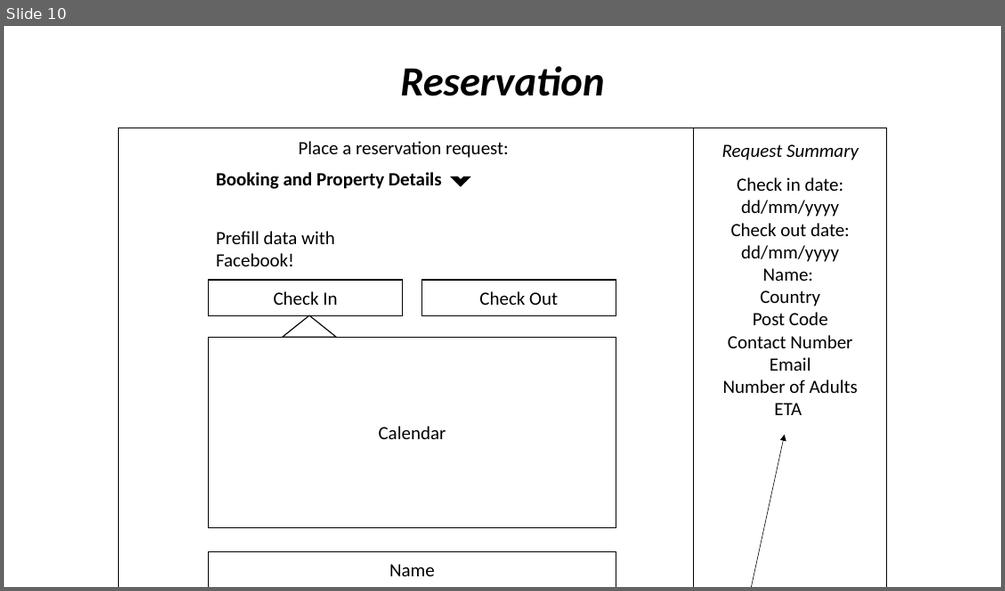
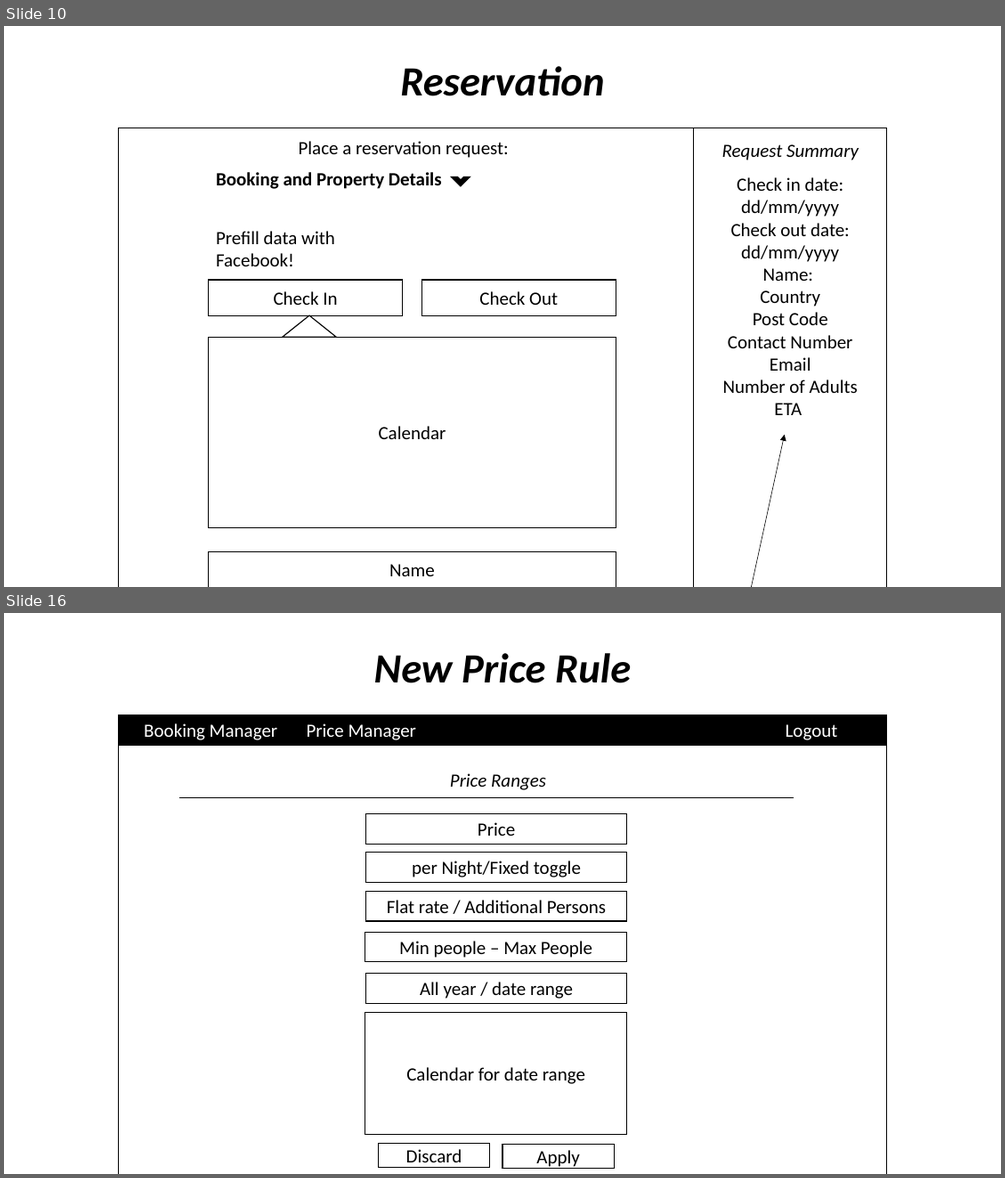
Before and after one commit to carlkassebaum/carob-cottage, a slide deck: documentation/flow_diagrams/Diagrams.pptx. Shown one above the other, each under a label of ours: slide 10 before the commit, slides 10 and 16 after it; the slides between them are not shown. The pictures are 1005x591 and 1005x1178 pixels, drawn with LibreOffice and Linux fonts; fonts in the diff are those of the drawing. Boxes give left, top, right and bottom in pixels: in the first picture for what was removed or moved away, otherwise in the second. Text is boxed around its words. In the diff, an @@ line names an element or a change of style, - is before the commit and + after.

Commit message:
Issue #1 - Finalising initial design documentation
The following design diagrams have been completed and added to the Diagrams.pttx and key_deisng_elements.docx file:
- Administrator Login
- Administrator Home Page
- Booking Manager
- Individual Booking Page
- Price Manager
- New Price Addition

This completes the design of the administrative component of the application.

```diff
--- a/documentation/flow_diagrams/Diagrams.pptx
+++ b/documentation/flow_diagrams/Diagrams.pptx
@@ slide 16 added at [4, 613, 1001, 1174], background #FFFFFF @@
@@ text added at [374, 653, 631, 683], 40 pt, text #000000, bold, italic @@
+New Price Rule
@@ rectangle added at [119, 714, 887, 1174], fill #FFFFFF, outline #000000 1 pt @@
@@ rectangle added at [119, 714, 887, 746], fill #000000, outline #000000 1 pt @@
@@ text added at [144, 723, 278, 740], 18 pt, text #FFFFFF @@
+Booking Manager
@@ text added at [307, 723, 416, 740], 18 pt, text #FFFFFF @@
+Price Manager
@@ text added at [785, 724, 838, 740], 18 pt, text #FFFFFF @@
+Logout
@@ line added from (179, 798) to (793, 798), #000000 0.5 pt @@
@@ text added at [450, 773, 546, 790], 18 pt, text #000000, italic @@
+Price Ranges
@@ rectangle added at [366, 813, 627, 844], fill #FFFFFF, outline #000000 1 pt, 18 pt, text #000000 @@
+Price
@@ rectangle added at [366, 852, 627, 882], fill #FFFFFF, outline #000000 1 pt, 18 pt, text #000000 @@
+per Night/Fixed toggle
@@ rectangle added at [366, 892, 627, 921], fill #FFFFFF, outline #000000 1 pt, 18 pt, text #000000 @@
+Flat rate / Additional Persons
@@ rectangle added at [365, 933, 627, 962], fill #FFFFFF, outline #000000 1 pt, 18 pt, text #000000 @@
+Min people – Max People
@@ rectangle added at [366, 973, 627, 1004], fill #FFFFFF, outline #000000 1 pt, 18 pt, text #000000 @@
+All year / date range
@@ rectangle added at [365, 1013, 627, 1135], fill #FFFFFF, outline #000000 1 pt, 18 pt, text #000000 @@
+Calendar for date range
@@ rectangle added at [378, 1143, 489, 1167], fill #FFFFFF, outline #000000 1 pt, 18 pt, text #000000 @@
+Discard
@@ rectangle added at [502, 1144, 615, 1167], fill #FFFFFF, outline #000000 1 pt, 18 pt, text #000000 @@
+Apply
```
Also in this commit, not shown: 1 slide changed, 5 other slides added, 1 other file.
